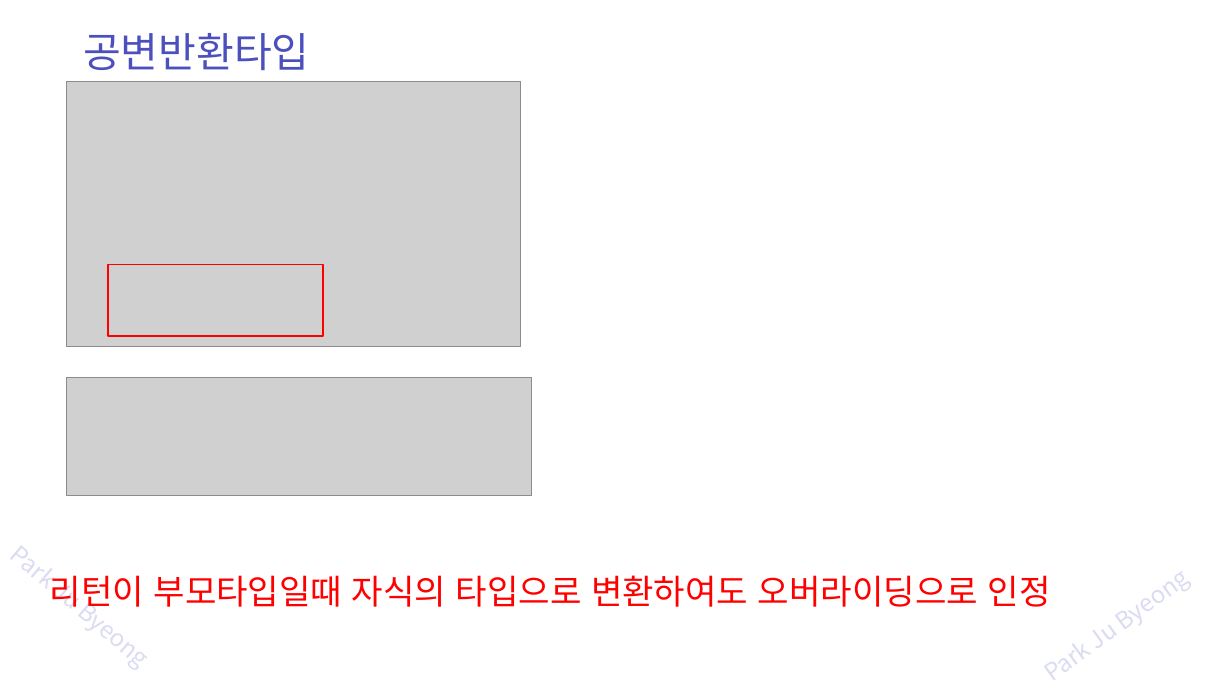
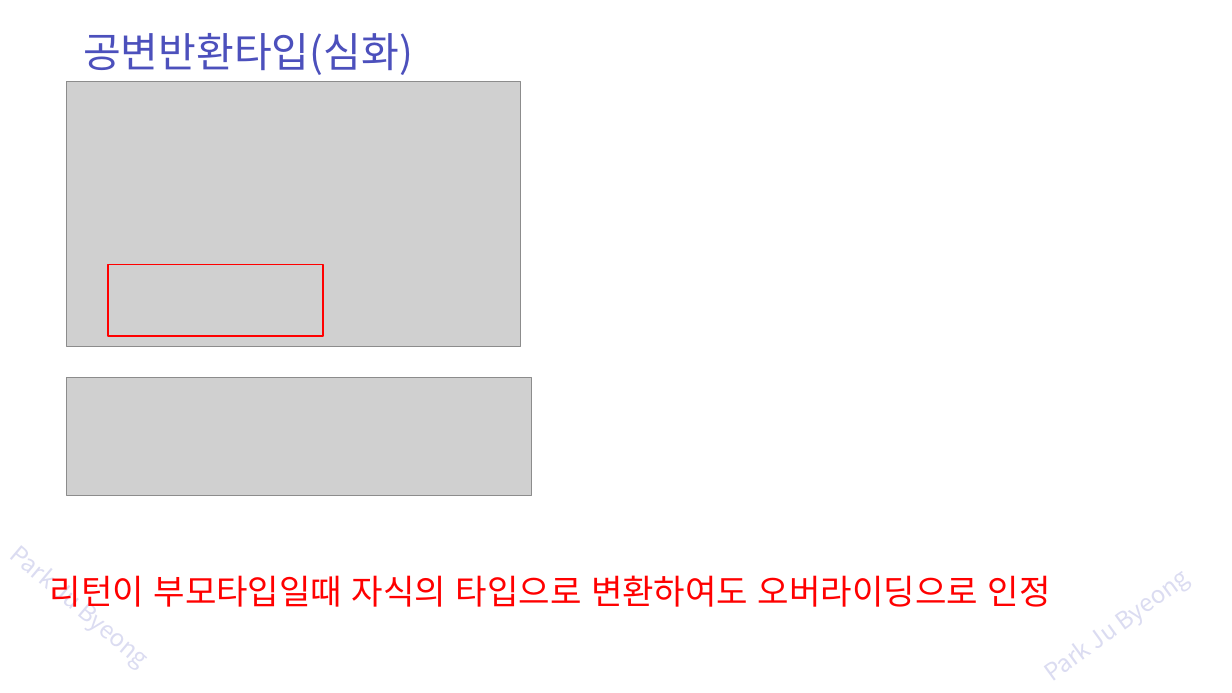
Before and after one commit to zest132/JavaLecture, a slide deck: slide 33 of JavaLecture/LectureFile/java 9강 상속과super.pptx (slide 32 before the commit). Drawn at 1232x693 pixels with LibreOffice and Linux fonts; fonts in the diff are those of the drawing; grey boxes stand for pictures. Boxes give left, top, right and bottom in pixels: in the first picture for what was removed or moved away, otherwise in the second. Text is boxed around its words. In the diff, an @@ line names an element or a change of style, - is before the commit and + after.

```diff
--- a/JavaLecture/LectureFile/java 9강 상속과super.pptx
+++ b/JavaLecture/LectureFile/java 9강 상속과super.pptx
@@ text at [83,33,413,75]: text changed @@
-공변반환타입
+공변반환타입(심화)
```
Also in this commit, not shown: 13 other slides changed, 2 slides added, 4 other files.
